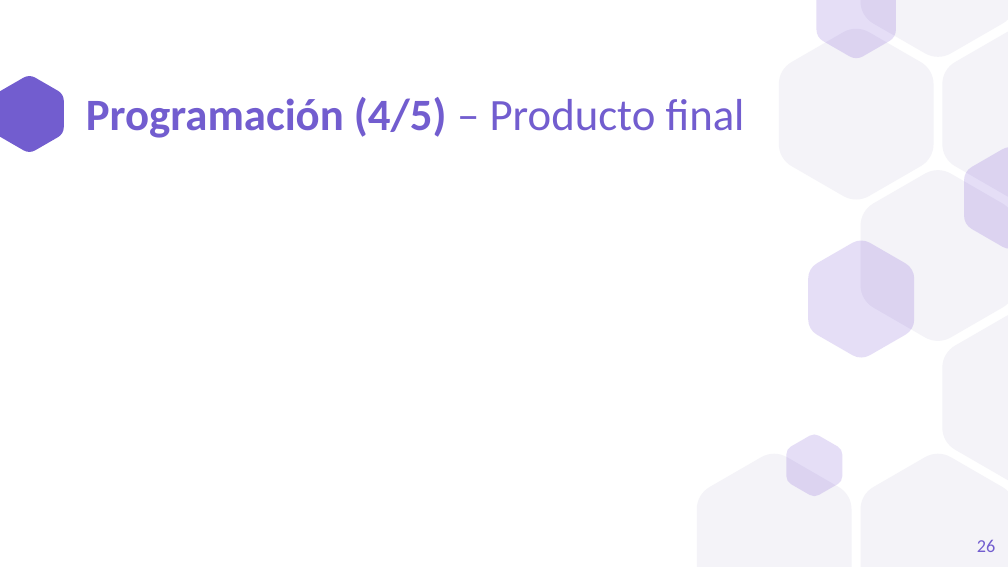
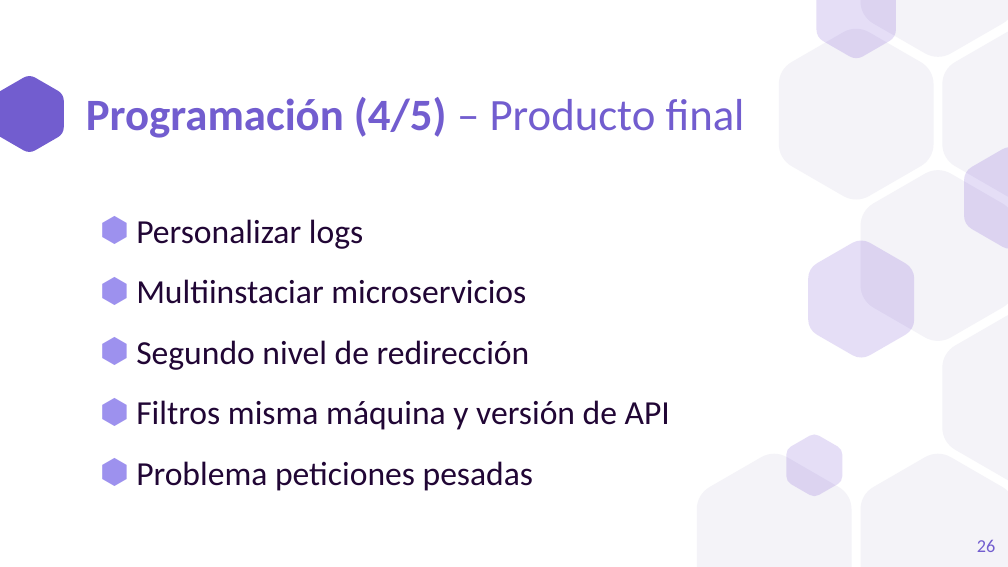
Before and after one commit to a1ex9788/TFG, a slide deck: slide 26 of TFG_AlejandroCarrion.pptx. Drawn at 1008x567 pixels with LibreOffice and Linux fonts; fonts in the diff are those of the drawing. Boxes give left, top, right and bottom in pixels: in the first picture for what was removed or moved away, otherwise in the second. Text is boxed around its words. In the diff, an @@ line names an element or a change of style, - is before the commit and + after.

Commit message:
Programación terminada.

```diff
--- a/TFG_AlejandroCarrion.pptx
+++ b/TFG_AlejandroCarrion.pptx
@@ text added at [136, 219, 670, 491], 24 pt, text #210635 @@
+⬢ Personalizar logs
+⬢ Multiinstaciar microservicios
+⬢ Segundo nivel de redirección
+⬢ Filtros misma máquina y versión de API
+⬢ Problema peticiones pesadas
```
Also in this commit, not shown: 4 other slides changed.
